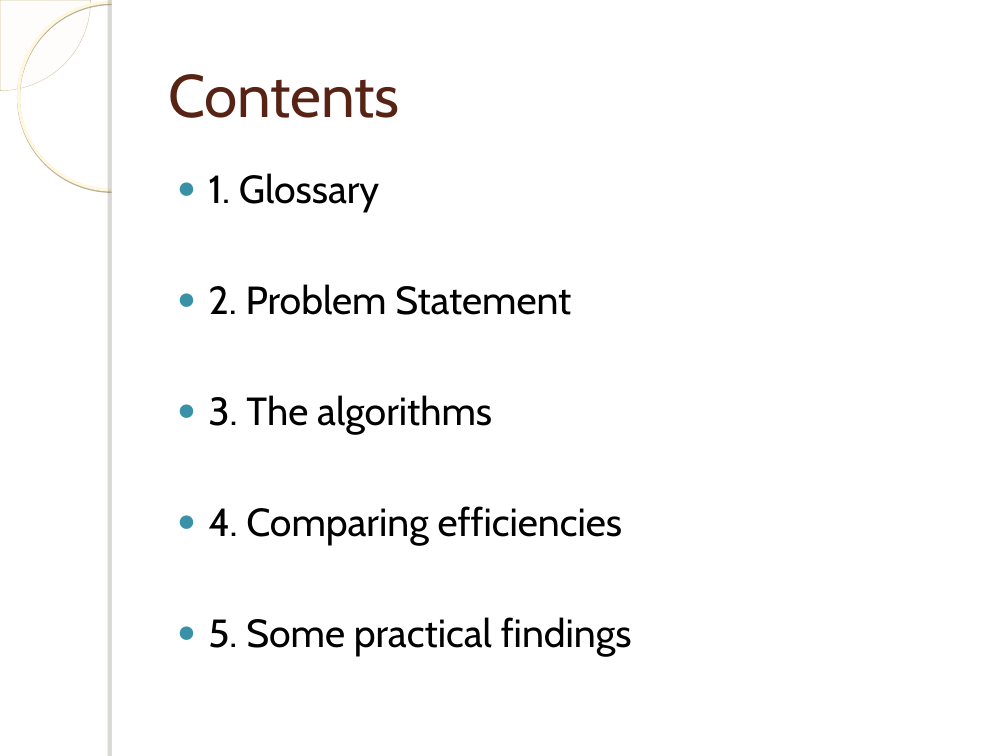
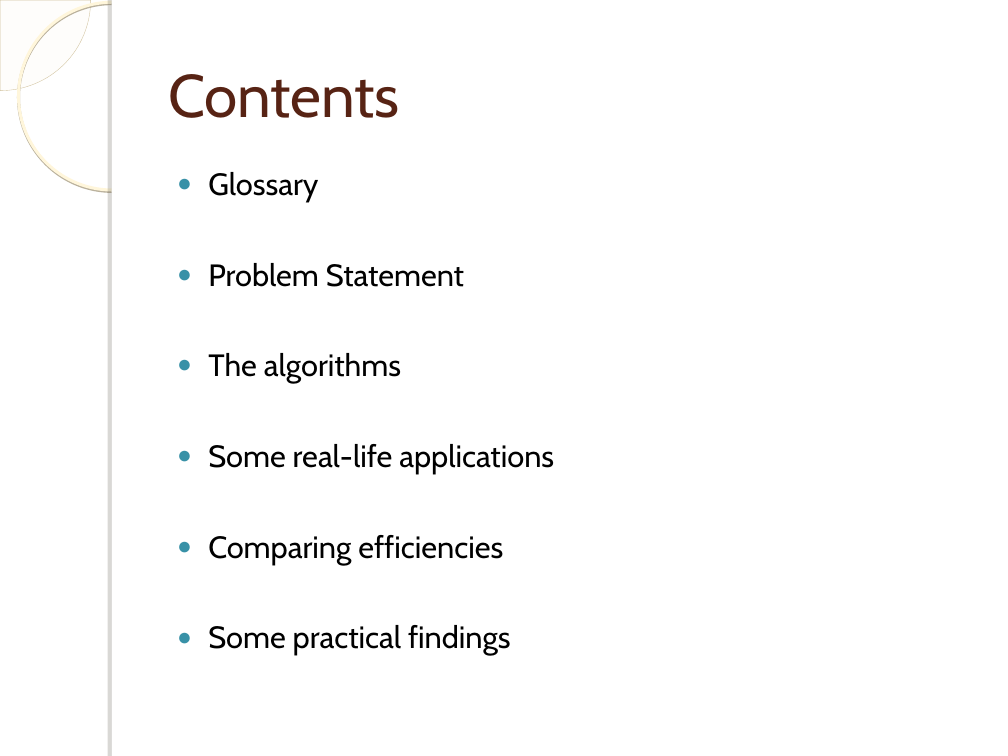
Before and after one commit to avraghav07/cache-replacement-algos, a slide deck: slide 2 of Presentation.ppt. Drawn at 1008x756 pixels with LibreOffice and Linux fonts; fonts in the diff are those of the drawing; background and template pictures are left out. Boxes give left, top, right and bottom in pixels: in the first picture for what was removed or moved away, otherwise in the second. Text is boxed around its words. In the diff, an @@ line names an element or a change of style, - is before the commit and + after.

```diff
--- a/Presentation.ppt
+++ b/Presentation.ppt
@@ text at [208, 172, 554, 655]: text changed; size 28 to 22 pt @@
-● 1. Glossary
-● 2. Problem Statement
-● 3. The algorithms
-● 4. Comparing efficiencies
-● 5. Some practical findings
+● Glossary
+● Problem Statement
+● The algorithms
+● Some real-life applications
+● Comparing efficiencies
+● Some practical findings
```
Also in this commit, not shown: 3 other slides changed, 2 slides added, 1 other file.
